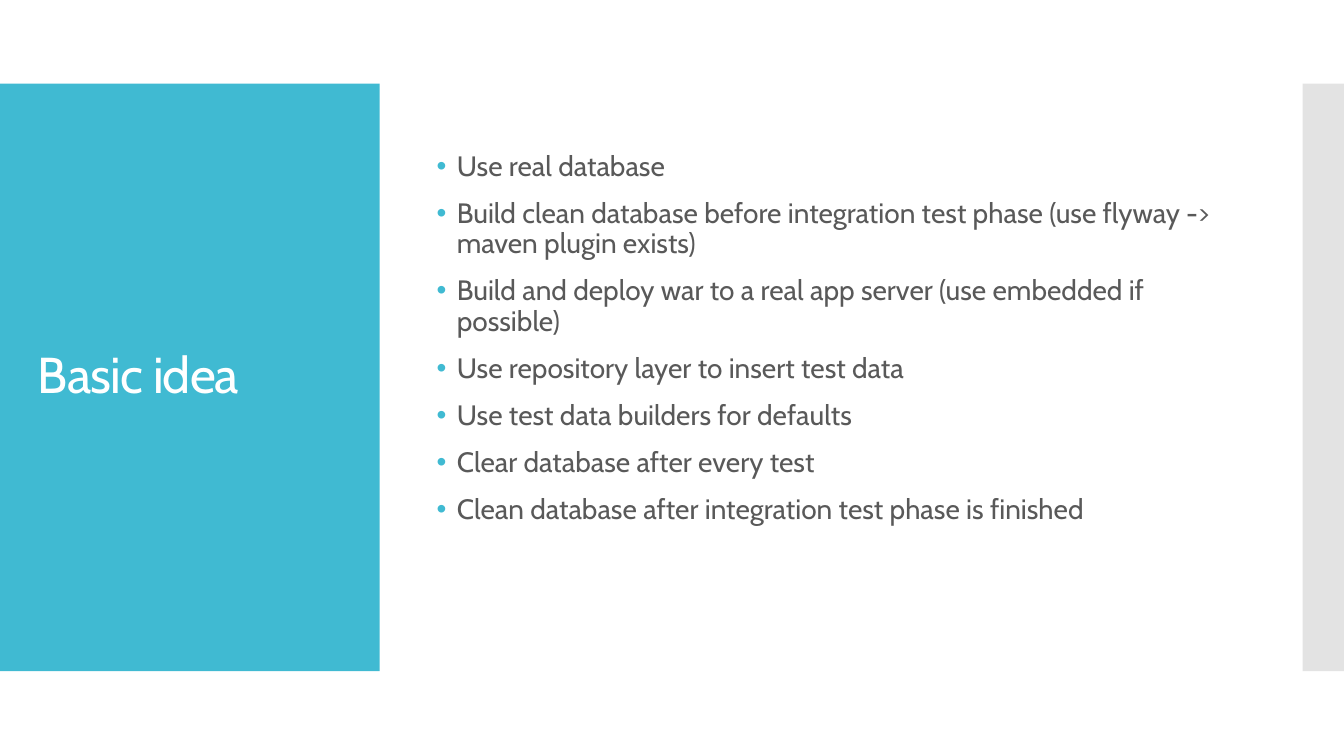
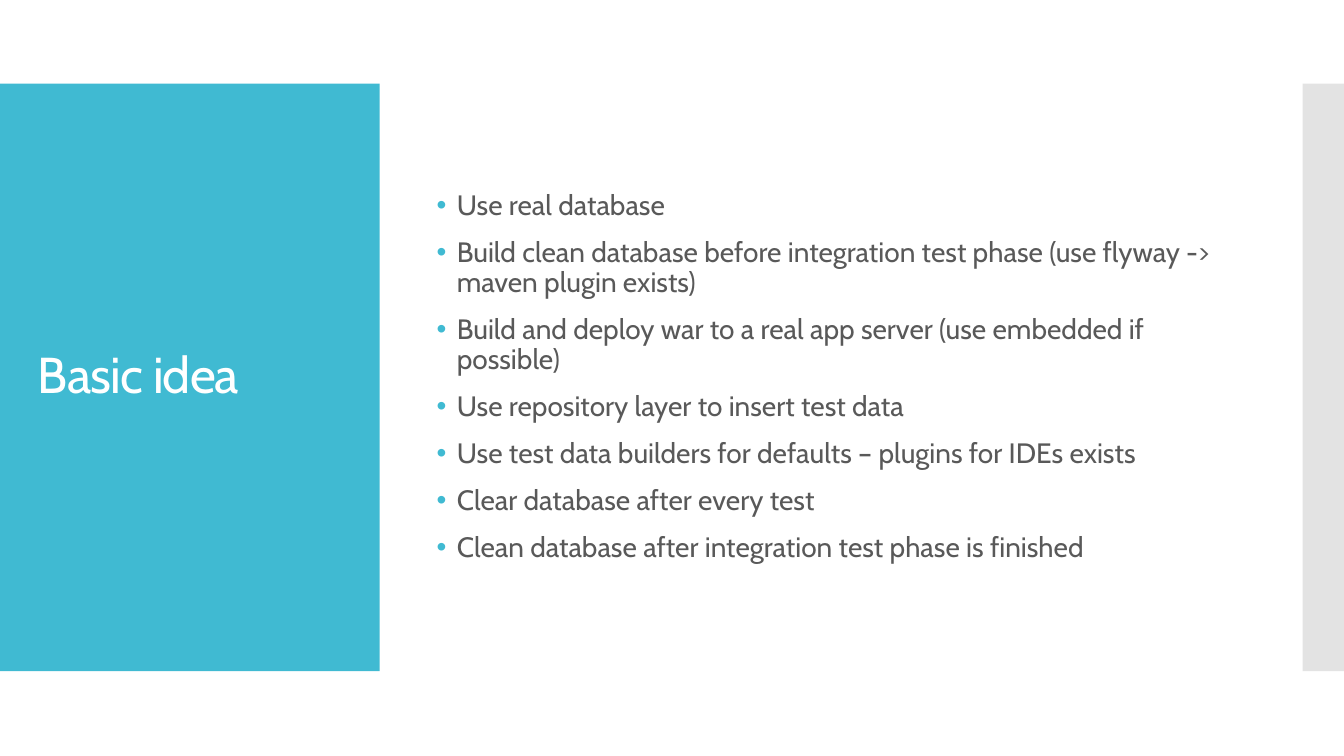
Before and after one commit to ivlahek/presentation.testing, a slide deck: slide 12 of Presentation.pptx. Drawn at 1344x756 pixels with LibreOffice and Linux fonts; fonts in the diff are those of the drawing. Boxes give left, top, right and bottom in pixels: in the first picture for what was removed or moved away, otherwise in the second. Text is boxed around its words. In the diff, an @@ line names an element or a change of style, - is before the commit and + after.

```diff
--- a/Presentation.pptx
+++ b/Presentation.pptx
@@ text at box(457, 442, 1136, 470): text changed @@
-• Use test data builders for defaults
+• Use test data builders for defaults – plugins for IDEs exists
```
Also in this commit, not shown: 7 other slides changed, 2 slides added.
